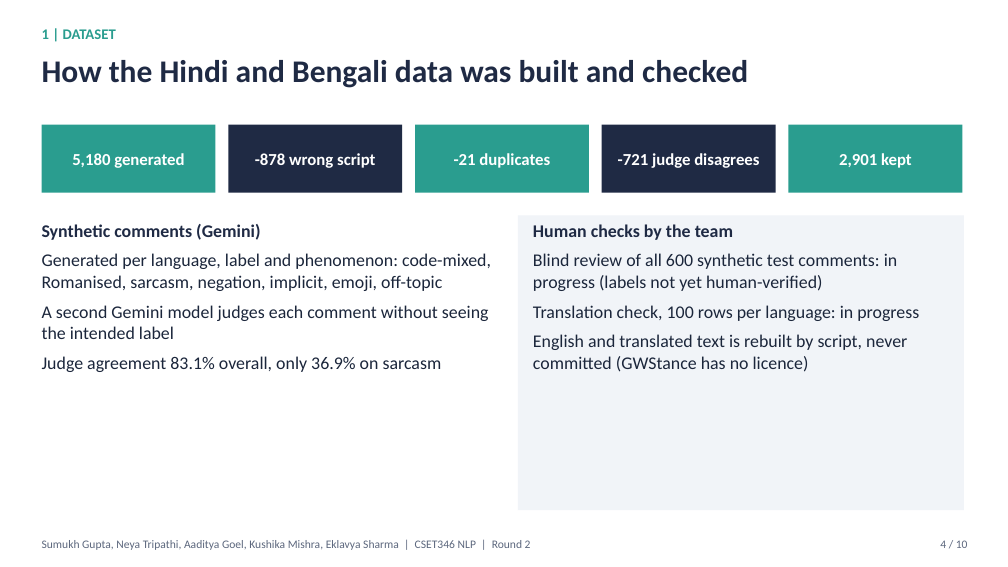
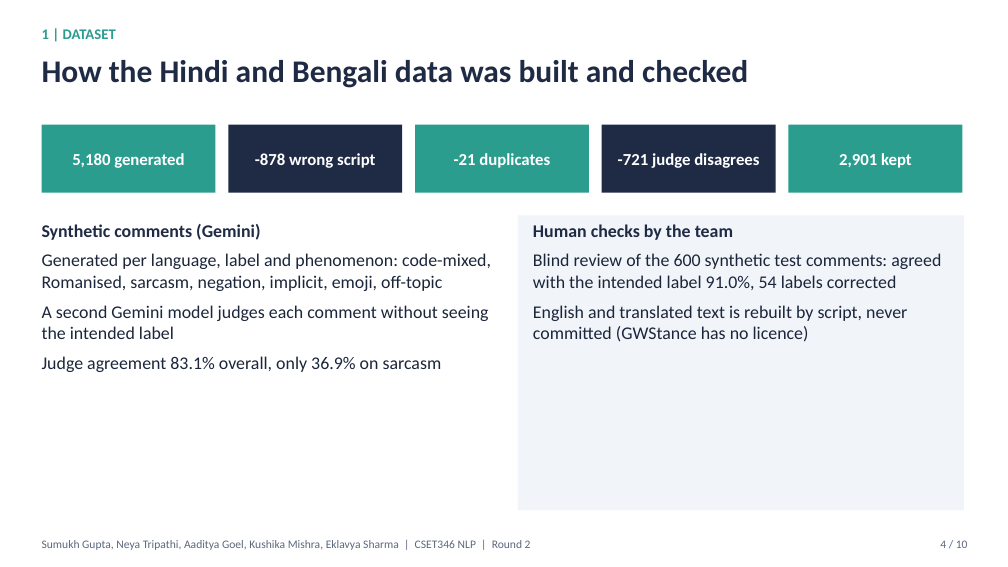
Before and after one commit to sumukh-dgaf/indic-climate-stance, a slide deck: slide 4 of outputs/Round2_Deck.pptx. Drawn at 1008x567 pixels with LibreOffice and Linux fonts; fonts in the diff are those of the drawing. Boxes give left, top, right and bottom in pixels: in the first picture for what was removed or moved away, otherwise in the second. Text is boxed around its words. In the diff, an @@ line names an element or a change of style, - is before the commit and + after.

Commit message:
Apply human review; final results, report and deck

```diff
--- a/outputs/Round2_Deck.pptx
+++ b/outputs/Round2_Deck.pptx
@@ text in rectangle at [533, 253, 941, 290]: text changed @@
-Blind review of all 600 synthetic test comments: in progress (labels not yet human-verified)
-Translation check, 100 rows per language: in progress
+Blind review of the 600 synthetic test comments: agreed with the intended label 91.0%, 54 labels corrected
```
Also in this commit, not shown: 4 other slides changed, 11 other files.
